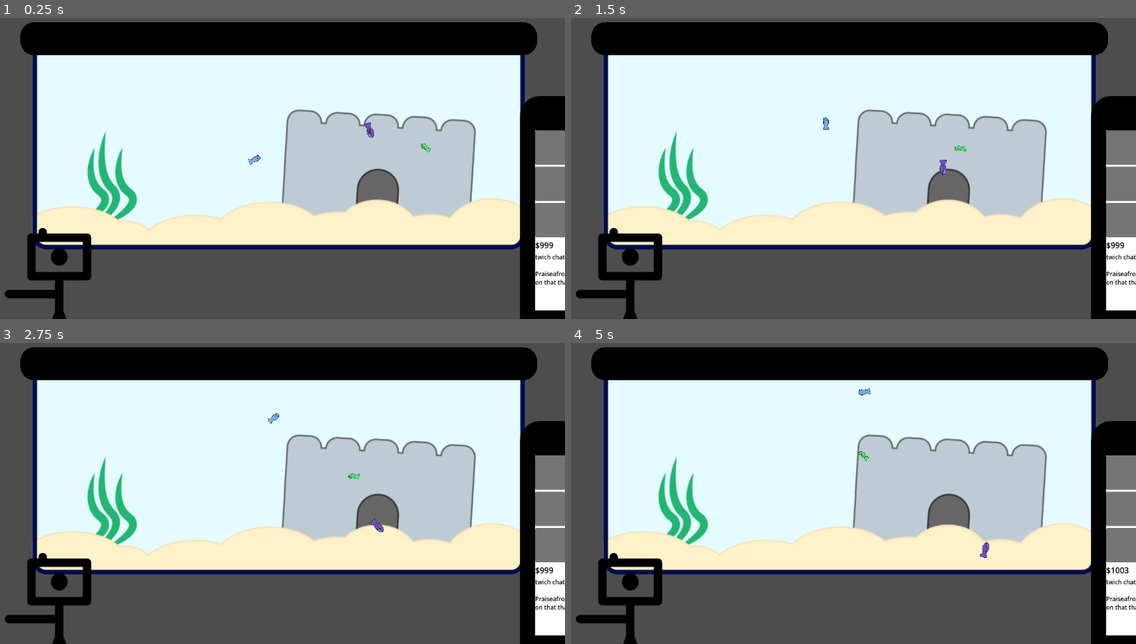
Above: before the commit, frames 1-4 (two rows, left to right).
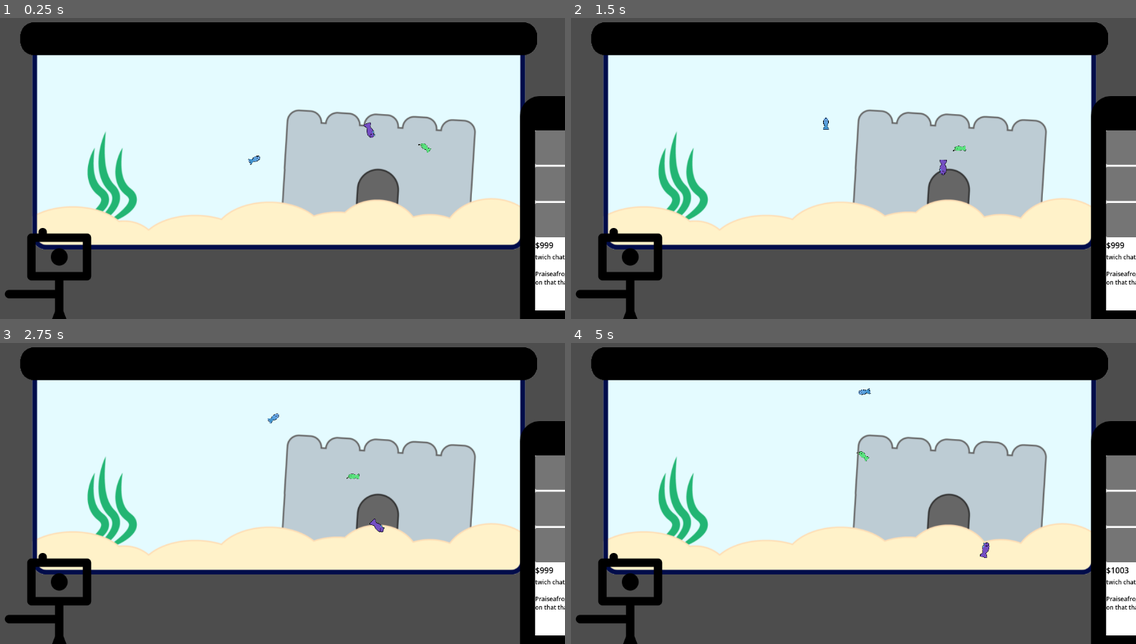
Above: after the commit, the same moments.

Repository: BaliDoggo/brackeys2025
Game: Godot game, scene res://scenes/main.tscn
Two runs of this game, one before a commit and one after it. Both use one fixed random seed, a clock stepped at 60 frames per second and the inputs below. The engine's default icon, where the game draws it, is replaced by a stand-in: a white triangle on a blue panel in a dark square.
Inputs (mouse positions are in pixels of both pictures, inside the frame that each line leads up to):
- Up to frame 1 (0.25 s): no input
- Up to frame 2 (1.5 s): tap Enter (ui_accept) at 0.5, 0.77 s; move the mouse to (977, 141) at 0.52 s; tap A (a) at 0.6 s; tap D (d) at 0.8, 1.35 s; move the mouse to (734, 174) at 1.27 s
- Up to frame 3 (2.75 s): tap Enter (ui_accept) at 1.52 s; tap E (e) at 1.55 s; move the mouse to (333, 412) at 2.02 s; hold E (e) from 2.03 s (still down); tap A (a) at 2.3 s
- Up to frame 4 (5 s): move the mouse to (819, 547) at 2.77 s; release E (e) at 2.78 s; tap A (a) at 2.85, 4.55 s; tap Enter (ui_accept) at 3.02, 3.77, 4.52 s; tap D (d) at 3.05, 3.6 s; move the mouse to (1023, 529) at 3.52 s; hold E (e) 3.53-4.28 s; move the mouse to (678, 433) at 4.27 s; tap E (e) at 4.35 s

The runs differ from the first frame. In frame 1, less than 0.1% of the frame differs, in the area x 44-76%, y 35-49%; in frame 2, less than 0.1%; in frame 3, less than 0.1%; in frame 4, less than 0.1%, in the area x 50-75%, y 15-72%.

Commit message:
bugged fadefish, will fix when real file is imported

Diff:
--- a/scripts/fish.gd
+++ b/scripts/fish.gd
@@ -7,7 +7,7 @@
 signal earn_money
 @onready var timer: Timer = $Timer
 
-var templates = [preload("res://assets/stripefish.png"),preload("res://assets/catfish.png"),preload("res://assets/maskfish.png"),preload("res://assets/bluntfish.png")]
+var templates = [preload("res://assets/stripefish.png"),preload("res://assets/catfish.png"),preload("res://assets/maskfish.png"),preload("res://assets/bluntfish.png"),preload("res://assets/fadefish (1).png")]
 var temp : int
 
 func _ready() -> void:
--- a/scripts/fish_tank.gd
+++ b/scripts/fish_tank.gd
@@ -15,7 +15,7 @@
 	var newFish = FISH.instantiate()
 	newFish.primary_color = Color(randf(),randf(),randf())
 	newFish.secondary_color = Color(randf(),randf(),randf())
-	newFish.temp = randi_range(0,3)
+	newFish.temp = randi_range(0,len(newFish.templates) - 1)
 	var randscale = randf_range(0.01,0.05)
 	newFish.scale = Vector2(randscale, randscale)
 
Binary file added: assets/fadefish (1).png
Not shown, added: assets/fadefish (1).png.import
